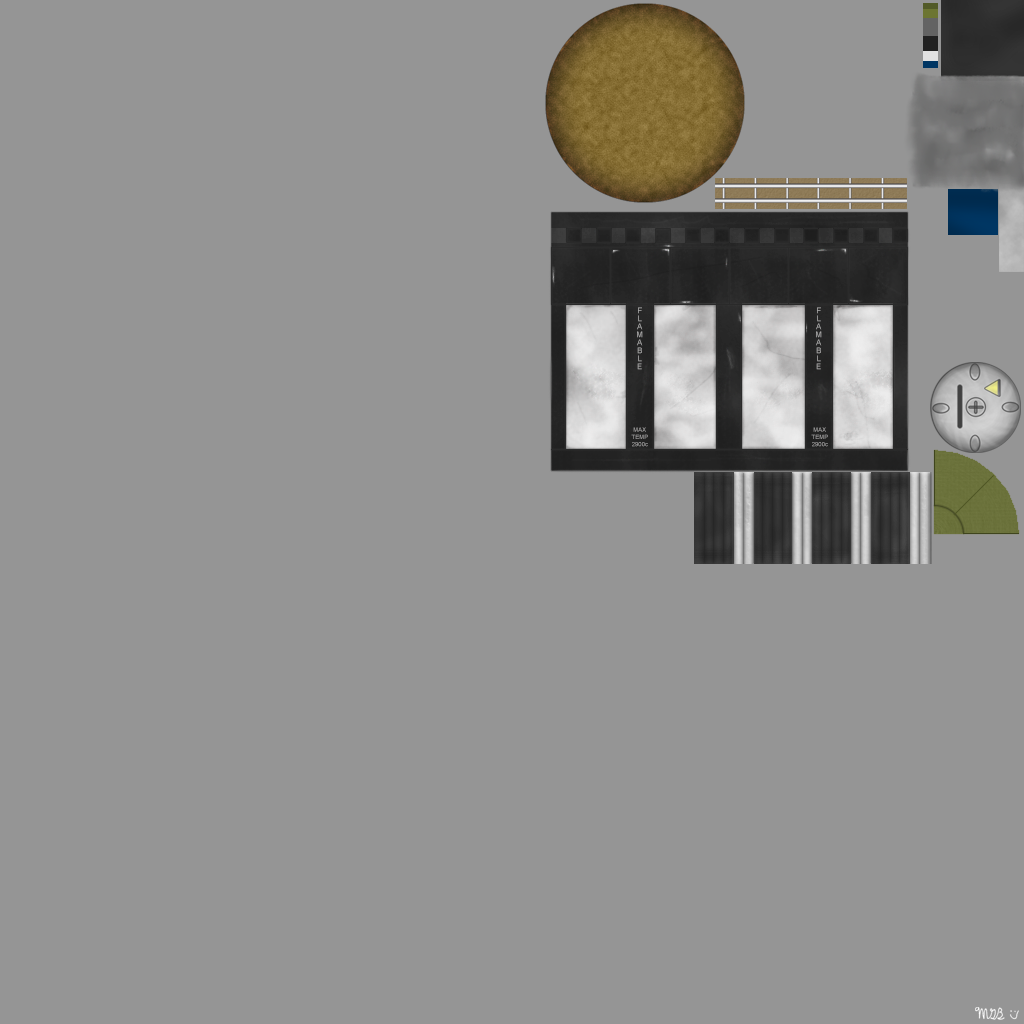
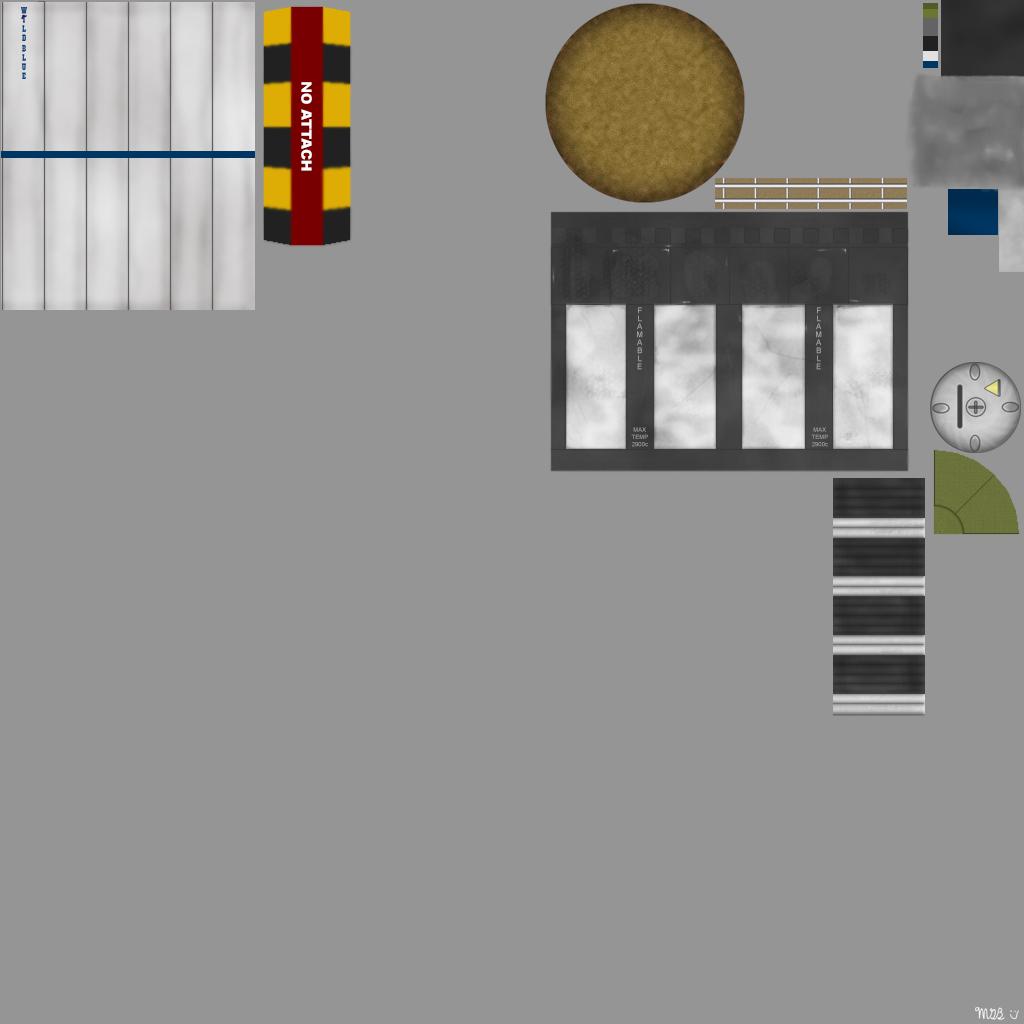
Layer changes from the first 1024px x 1024px image to the second:
added layer "Centrifuge" above "TankSleeveOuter" over [1, 1, 347, 311]
painted on "TankSleeveOuter" over [694, 472, 932, 716]
"TankPanelLines": opacity 100% → 26% over [551, 228, 908, 450]
"TankPanelLines copy": opacity 100% → 85% over [550, 225, 909, 453]
added layer "NO ATTACH" above "Layer 38 copy" over [301, 82, 312, 171]
added layer "Layer 38 copy" above "Layer 38" over [263, 5, 353, 247]
added layer "Layer 38" above "Layer 37 copy" over [291, 7, 323, 245]
added layer "Layer 37 copy" above "Layer 36" over [264, 7, 350, 245]
added layer "Layer 36" above "TankDarkStripes" over [264, 5, 352, 247]
renamed "Layer 32" to "TankDarkStripes", opacity 100% → 72%, painted on it over [550, 211, 911, 474]
painted on "TankBody" over [568, 233, 834, 308]
hid "Layer 30" over [550, 211, 909, 472]
